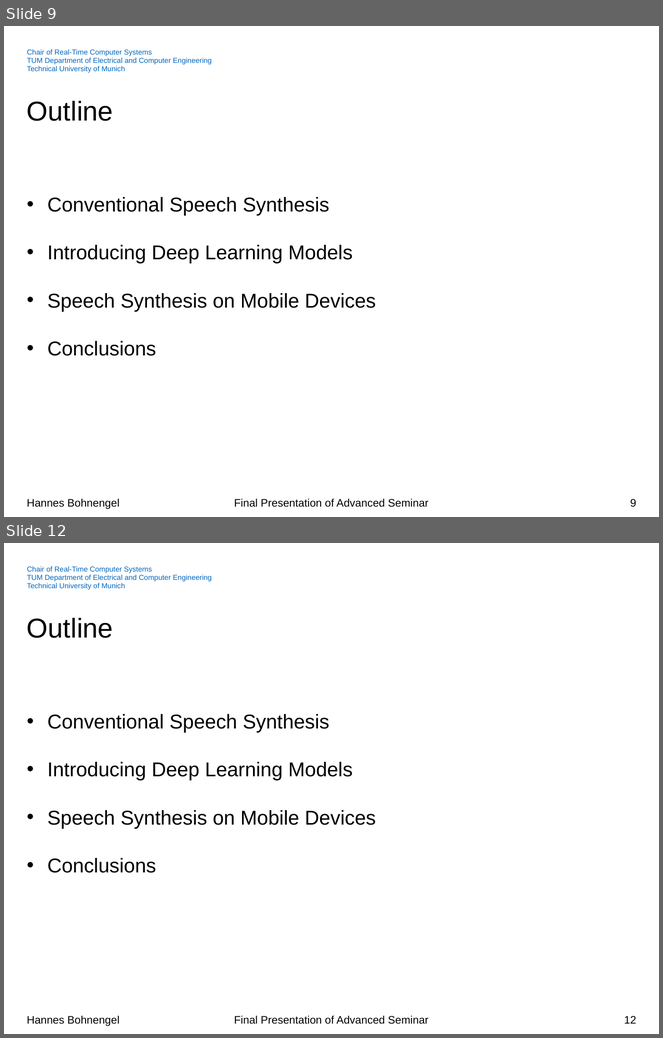
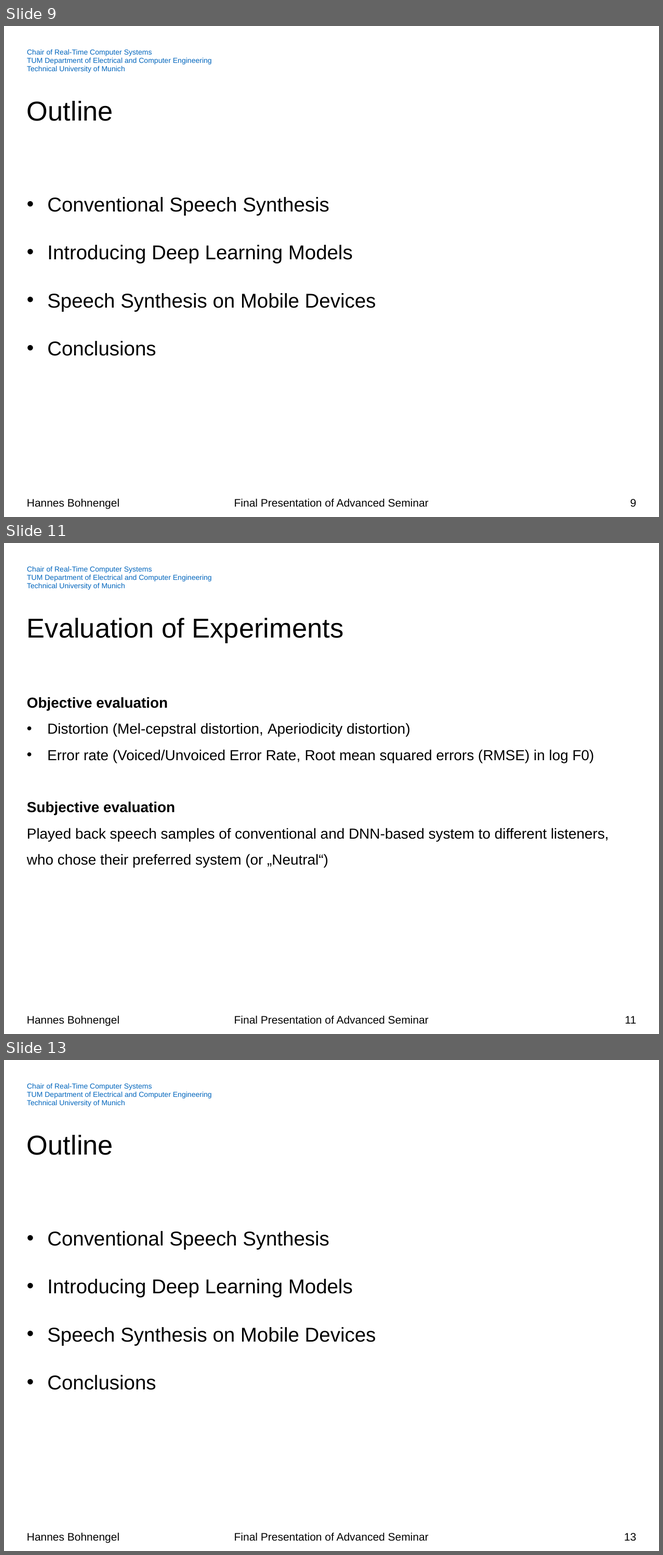
Before and after one commit to hannesb0/deeplearning, a slide deck: pres/Final_Presentation_V02.pptx. Shown one above the other, each under a label of ours: slides 9 and 12 before the commit, slides 9, 11 and 13 after it; the slides between them are not shown. The pictures are 663x1038 and 663x1555 pixels, drawn with LibreOffice and Linux fonts; fonts in the diff are those of the drawing; background and template pictures are left out. Boxes give left, top, right and bottom in pixels: in the first picture for what was removed or moved away, otherwise in the second. Text is boxed around its words. In the diff, an @@ line names an element or a change of style, - is before the commit and + after.

```diff
--- a/pres/Final_Presentation_V02.pptx
+++ b/pres/Final_Presentation_V02.pptx
@@ slide 11 added at [4,543,659,1034], background #FFFFFF; not listed: 3 template elements that a slide beside it also shows @@
@@ title added at [27,618,344,643], 30 pt, text #000000 @@
+Evaluation of Experiments
@@ text added at [27,697,609,867], 16 pt, text #000000 @@
+Objective evaluation
+• Distortion (Mel-cepstral distortion, Aperiodicity distortion)
+• Error rate (Voiced/Unvoiced Error Rate, Root mean squared errors (RMSE) in log F0)
+Subjective evaluation
+Played back speech samples of conventional and DNN-based system to different listeners, who chose their preferred system (or „Neutral“)
@@ page number added at [625,1016,636,1024], 12 pt, text #000000 @@
+11
@@ what was slide 12 is now slide 13 @@
@@ page number at [624,1533,636,1542]: text changed @@
-12
+13
```
Also in this commit, not shown: 7 slides changed, 4 other slides added, 8 slides removed.
